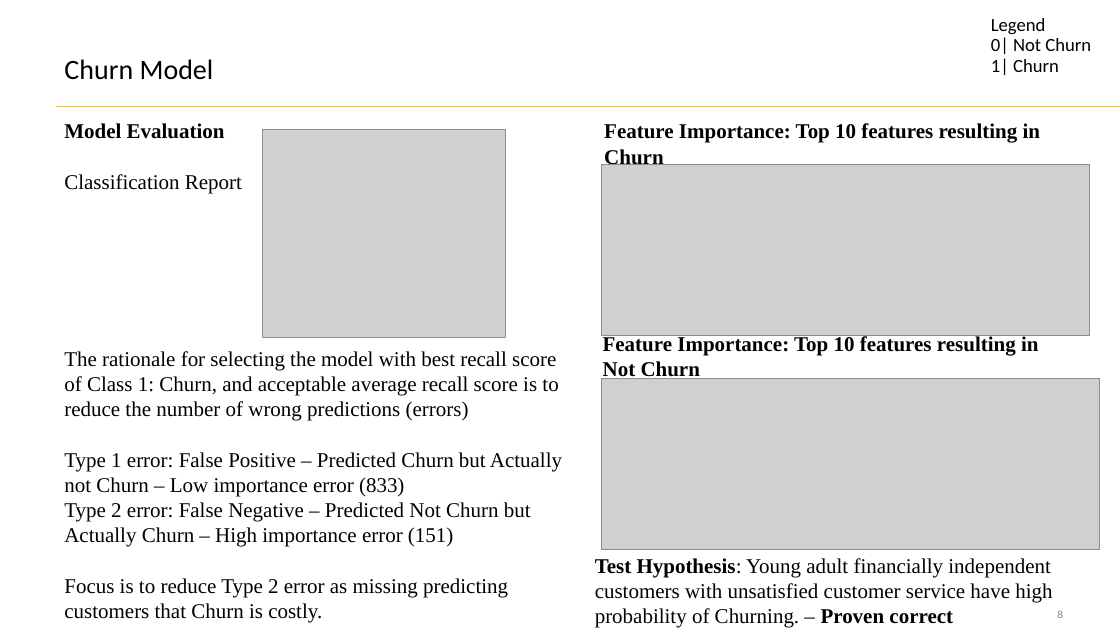
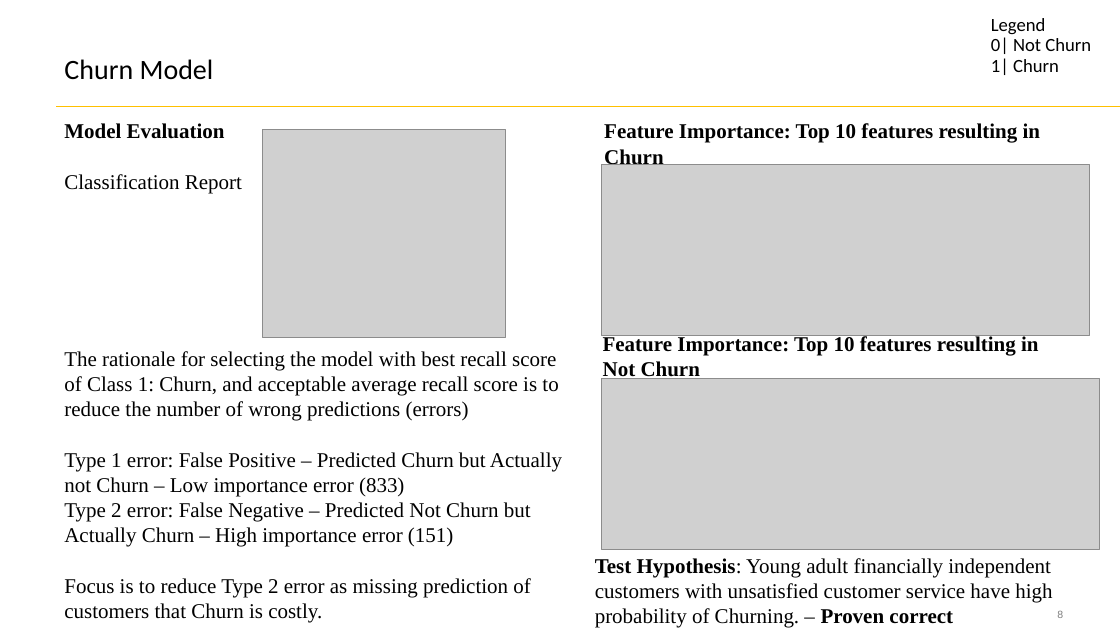
Before and after one commit to SahilM21/ChurnModelPresentation, a slide deck: slide 8 of Churn Model.pptx. Drawn at 1120x630 pixels with LibreOffice and Linux fonts; fonts in the diff are those of the drawing; grey boxes stand for pictures. Boxes give left, top, right and bottom in pixels: in the first picture for what was removed or moved away, otherwise in the second. Text is boxed around its words. In the diff, an @@ line names an element or a change of style, - is before the commit and + after.

```diff
--- a/Churn Model.pptx
+++ b/Churn Model.pptx
@@ text at [64,578,530,623]: text changed @@
-Focus is to reduce Type 2 error as missing predicting customers that Churn is costly.
+Focus is to reduce Type 2 error as missing prediction of customers that Churn is costly.
```
Also in this commit, not shown: 6 other slides changed, 2 slides added, 1 other file.
